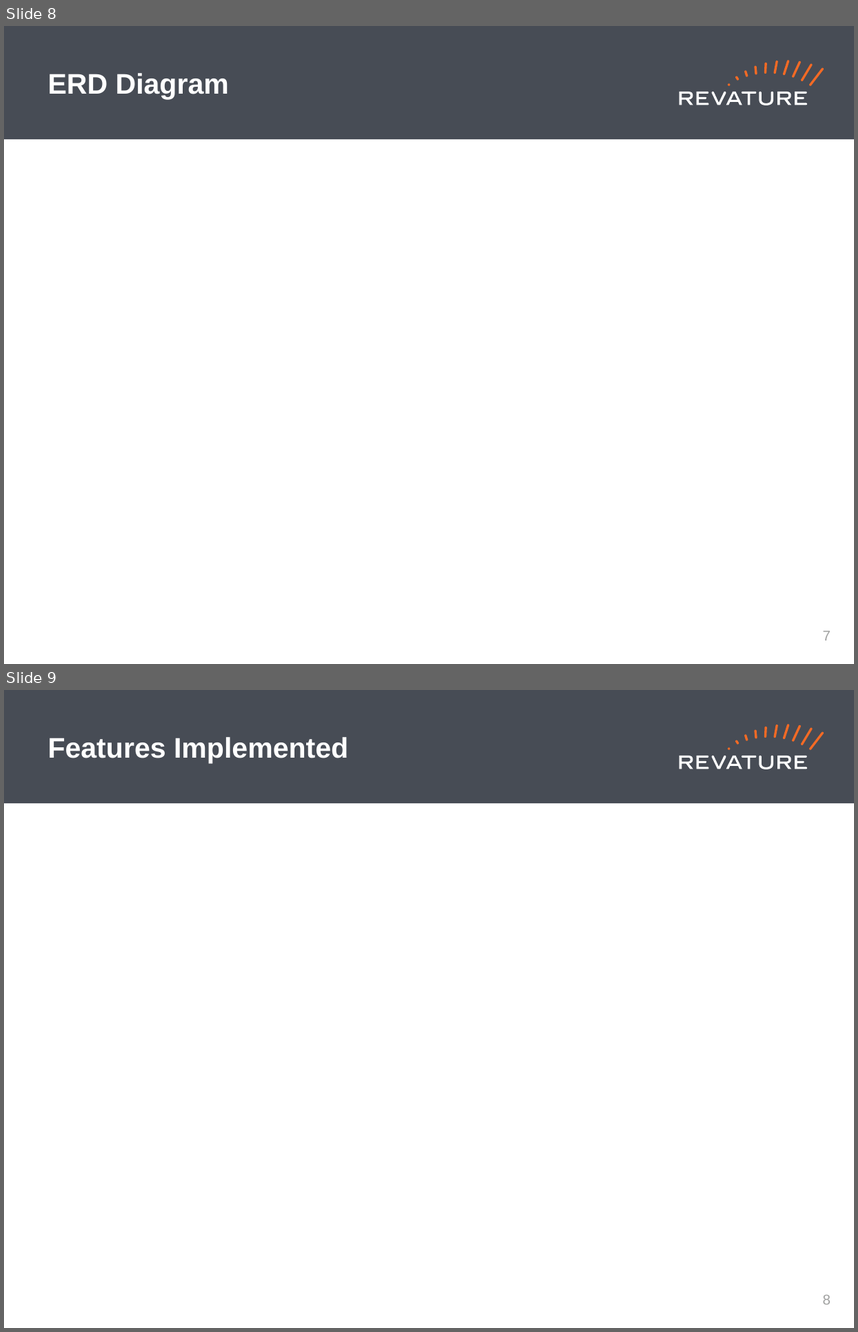
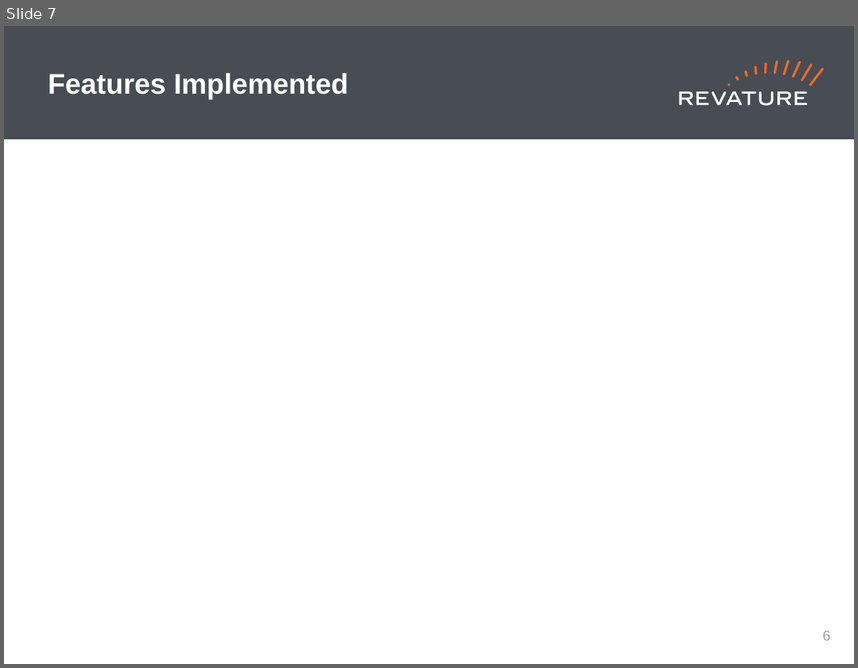
Before and after one commit to 220103-java-etl/Amplifire-404-Braincells, a slide deck: BraincellsP2_Presentation.pptx. Shown one above the other, each under a label of ours: slides 8 and 9 before the commit, slide 7 after it. The pictures are 858x1332 and 858x668 pixels, drawn with LibreOffice and Linux fonts; fonts in the diff are those of the drawing. Boxes give left, top, right and bottom in pixels: in the first picture for what was removed or moved away, otherwise in the second. Text is boxed around its words. In the diff, an @@ line names an element or a change of style, - is before the commit and + after.

```diff
--- a/BraincellsP2_Presentation.pptx
+++ b/BraincellsP2_Presentation.pptx
@@ slide 8 removed at [4, 26, 854, 664], background #FFFFFF; not listed: 19 template elements that a slide beside it also shows @@
@@ title removed at [48, 73, 229, 99] @@
-ERD Diagram
@@ page number removed at [823, 630, 831, 640] @@
-7
@@ what was slide 9 is now slide 7 @@
@@ page number at [823, 630, 831, 640]: text changed @@
-8
+6
```
Also in this commit, not shown: 3 slides changed, 1 slide added.
